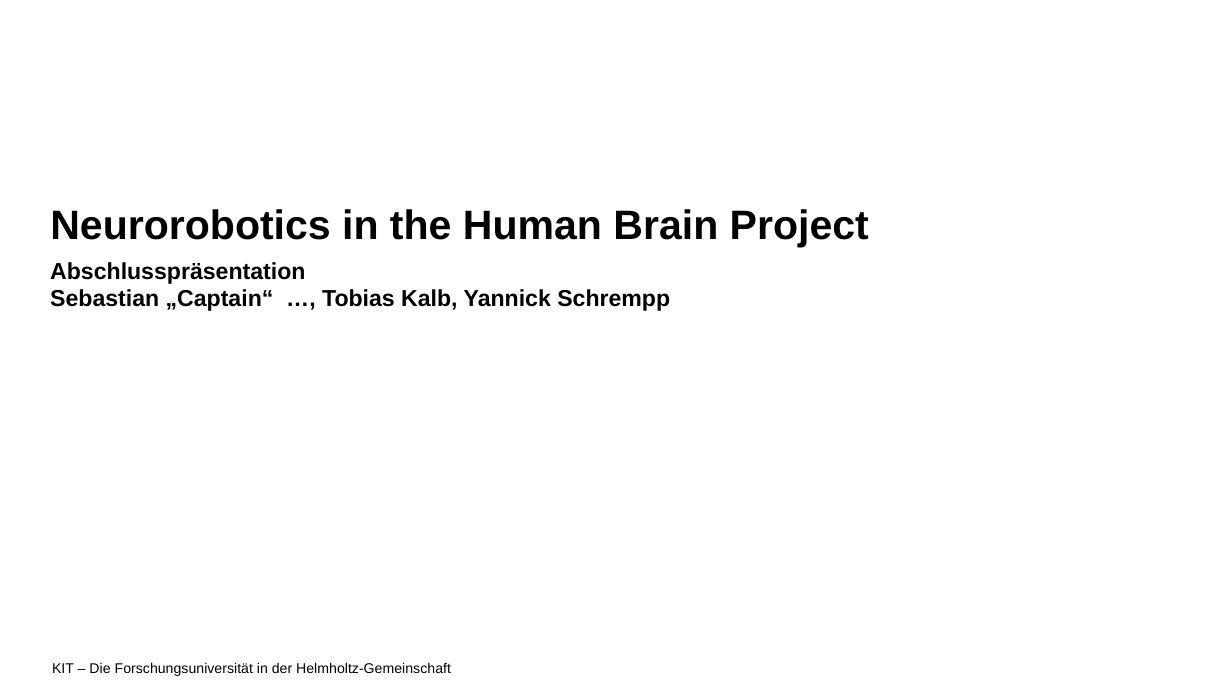
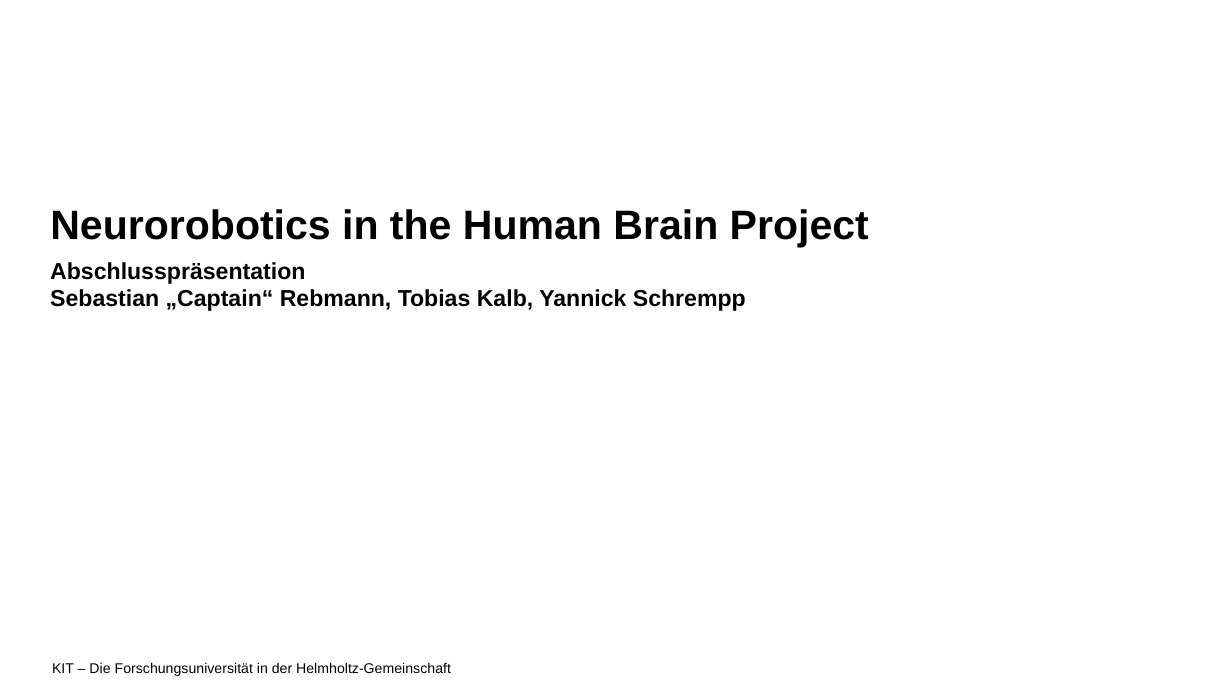
Before and after one commit to KuehlschrankDino/hbpprak_2018_throwing, a slide deck: slide 1 of Gruppe4_Abschlusspraesentation.pptx. Drawn at 1232x693 pixels with LibreOffice and Linux fonts; fonts in the diff are those of the drawing; background and template pictures are left out. Boxes give left, top, right and bottom in pixels: in the first picture for what was removed or moved away, otherwise in the second. Text is boxed around its words. In the diff, an @@ line names an element or a change of style, - is before the commit and + after.

```diff
--- a/Gruppe4_Abschlusspraesentation.pptx
+++ b/Gruppe4_Abschlusspraesentation.pptx
@@ text at bbox=[50, 289, 746, 311]: text changed @@
-Sebastian „Captain“ …, Tobias Kalb, Yannick Schrempp
+Sebastian „Captain“ Rebmann, Tobias Kalb, Yannick Schrempp
```
Also in this commit, not shown: 4 other slides changed, 1 slide added, 1 slide removed, 7 other files.
